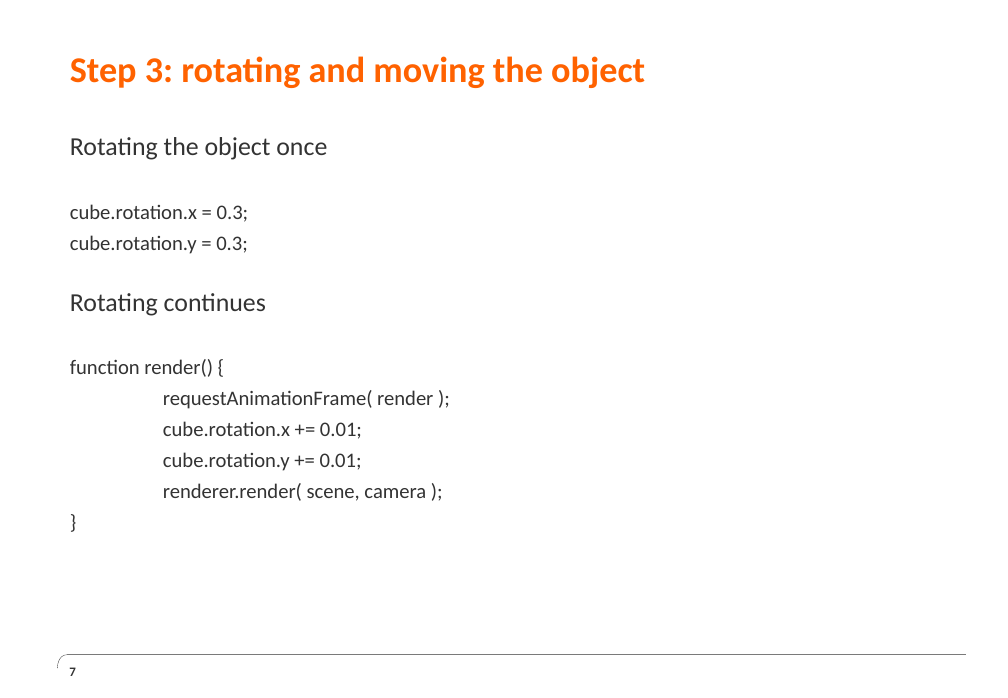
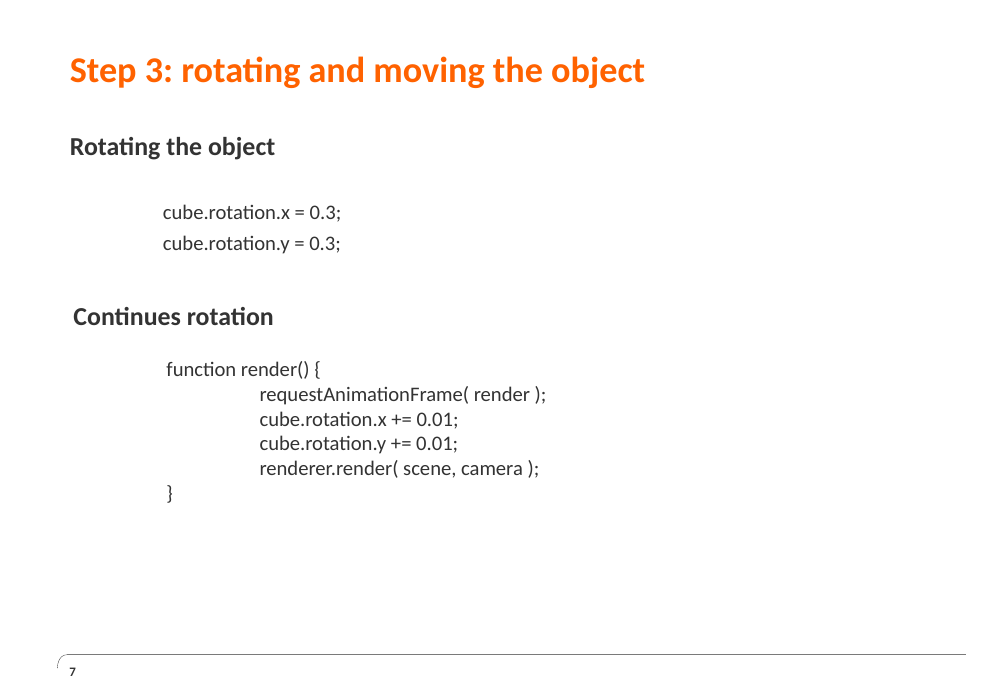
Before and after one commit to JesseBrand/WebGL, a slide deck: slide 7 of ppt/Presentatie Chaptermeeting WebGL 2.pptx. Drawn at 1008x698 pixels with LibreOffice and Linux fonts; fonts in the diff are those of the drawing; background and template pictures are left out. Boxes give left, top, right and bottom in pixels: in the first picture for what was removed or moved away, otherwise in the second. Text is boxed around its words. In the diff, an @@ line names an element or a change of style, - is before the commit and + after.

```diff
--- a/ppt/Presentatie Chaptermeeting WebGL 2.pptx
+++ b/ppt/Presentatie Chaptermeeting WebGL 2.pptx
@@ text at box(70, 137, 275, 160): text changed; bold on @@
-Rotating the object once
+Rotating the object
@@ text at box(70, 293, 433, 501): paragraphs removed @@
-Rotating continues
-function render() {
-requestAnimationFrame( render );
-cube.rotation.x += 0.01;
-cube.rotation.y += 0.01;
-renderer.render( scene, camera );
-}
@@ text added at box(73, 307, 530, 478), 16 pt, text #333333 @@
+Continues rotation
+function render() {
+requestAnimationFrame( render );
+cube.rotation.x += 0.01;
+cube.rotation.y += 0.01;
+renderer.render( scene, camera );
+}
```
Also in this commit, not shown: 6 other slides changed, 2 slides added.
